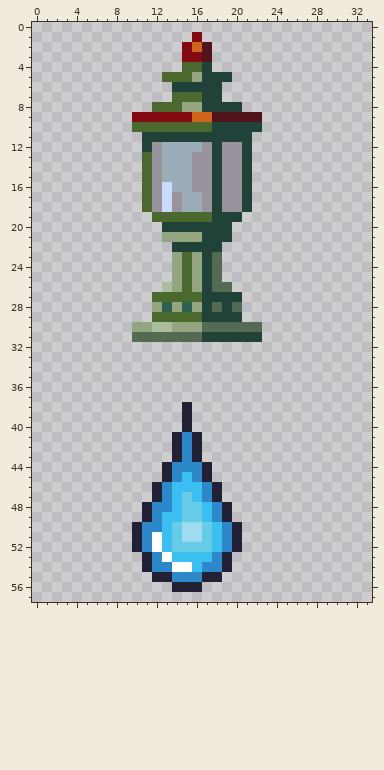
Two states of a pixel-art sprite, _assets/TileSet_Decor.png. The picture above was drawn from the file before the commit.
The file is 64x64 pixels. Colours within 5 levels of each other are drawn and written as one. Shown: x 0..33, y 0..57.
The same view after the edit:
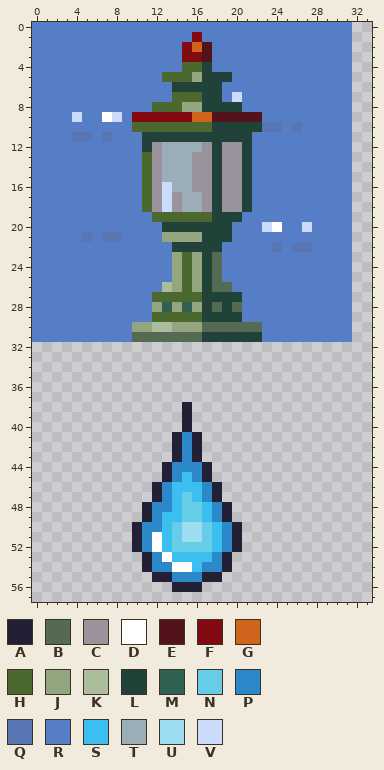
Palette (. is transparent): A #222034  B #546a53  C #9a939e  D #ffffff  E #52131b  F #820a10  G #cf641d  H #4b692f  J #93a680  K #acbd9d  L #204238  M #2f6152  N #67cce8  P #2c88c9  Q #5875b4  R #557ec7  S #3bbff0  T #9badb7  U #9edcf1  V #cbdbfc
Edits made:
There is now colour D in row 9 at x 7; in row 20 at x 24.
There is now colour Q in row 10 at x 23 to 24 and 26; in row 11 at x 4 to 5 and 7; in row 21 at x 5 and 7 to 8; in row 22 at x 24 and 26 to 27.
There is now colour R in row 0 at x 0 to 31; in row 1 at x 0 to 15 and 17 to 31; in rows 2 to 4 at x 0 to 14 and 18 to 31; in row 5 at x 0 to 12 and 20 to 31; in row 6 at x 0 to 13 and 19 to 31; in row 7 at x 0 to 13, 19 and 21 to 31.
There is now colour R in row 8 at x 0 to 11 and 21 to 31; in row 9 at x 0 to 3, 5 to 6, 9 and 23 to 31; in row 10 at x 0 to 9, 25 and 27 to 31; in row 11 at x 0 to 3, 6, 8 to 10 and 22 to 31; in rows 12 to 18 at x 0 to 10 and 22 to 31; in row 19 at x 0 to 11 and 21 to 31.
There is now colour R in row 20 at x 0 to 12, 20 to 22, 25 to 26 and 28 to 31; in row 21 at x 0 to 4, 6, 9 to 12 and 20 to 31; in row 22 at x 0 to 13, 19 to 23, 25 and 28 to 31; in rows 23 to 25 at x 0 to 13 and 19 to 31; in row 26 at x 0 to 12 and 20 to 31; in rows 27 to 29 at x 0 to 11 and 21 to 31.
There is now colour R in rows 30 to 31 at x 0 to 9 and 23 to 31.
There is now colour V in row 7 at x 20; in row 9 at x 4 and 8; in row 20 at x 23 and 27.
